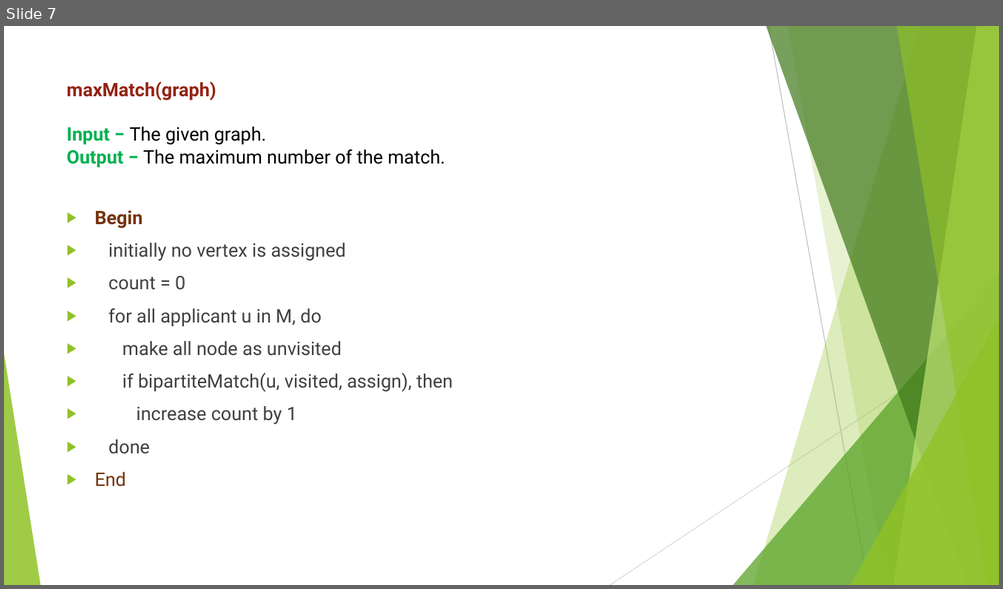
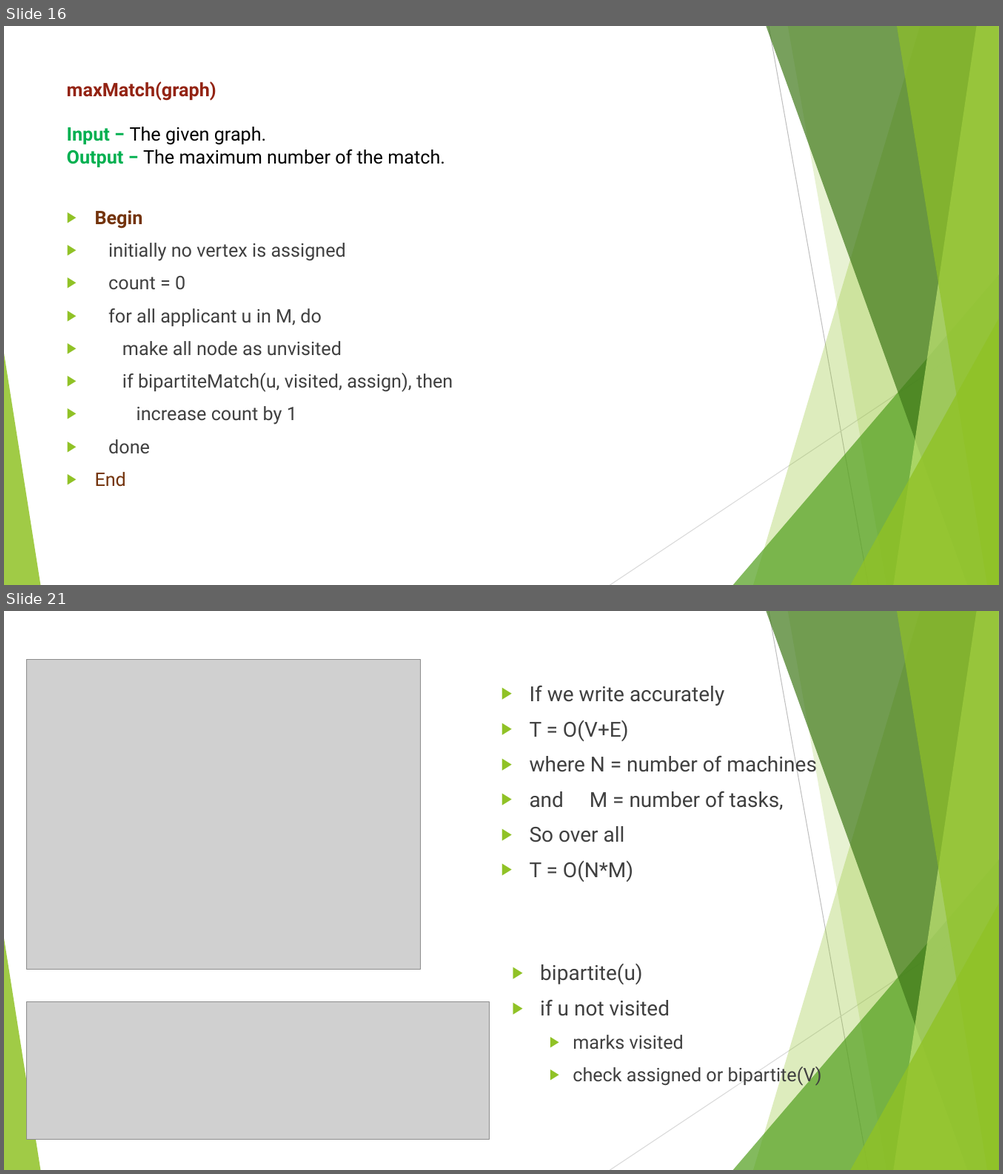
Before and after one commit to dhruv2803/DAA-Seminar, a slide deck: seminar.pptx. Shown one above the other, each under a label of ours: slide 7 before the commit, slides 16 and 21 after it; the slides between them are not shown. The pictures are 1003x589 and 1003x1174 pixels, drawn with LibreOffice and Linux fonts; fonts in the diff are those of the drawing; grey boxes stand for pictures. Boxes give left, top, right and bottom in pixels: in the first picture for what was removed or moved away, otherwise in the second. Text is boxed around its words. In the diff, an @@ line names an element or a change of style, - is before the commit and + after.

```diff
--- a/seminar.pptx
+++ b/seminar.pptx
@@ slide 21 added at <box>4,611,999,1170</box>, background #FFFFFF; not listed: 10 template elements that a slide beside it also shows @@
@@ picture added at <box>26,660,421,969</box> @@
@@ text added at <box>529,685,817,882</box>, 20 pt, text #404040 @@
+▶ If we write accurately
+▶ T = O(V+E)
+▶ where N = number of machines
+▶ and M = number of tasks,
+▶ So over all
+▶ T = O(N*M)
@@ text added at <box>540,964,822,1086</box>, 18 pt, text #404040 @@
+▶ bipartite(u)
+▶ if u not visited
+  ▶ marks visited
+  ▶ check assigned or bipartite(V)
@@ picture added at <box>26,1002,489,1140</box> @@
@@ what was slide 7 is now slide 16 @@
```
Also in this commit, not shown: 1 slide changed, 16 other slides added, 1 other file.
